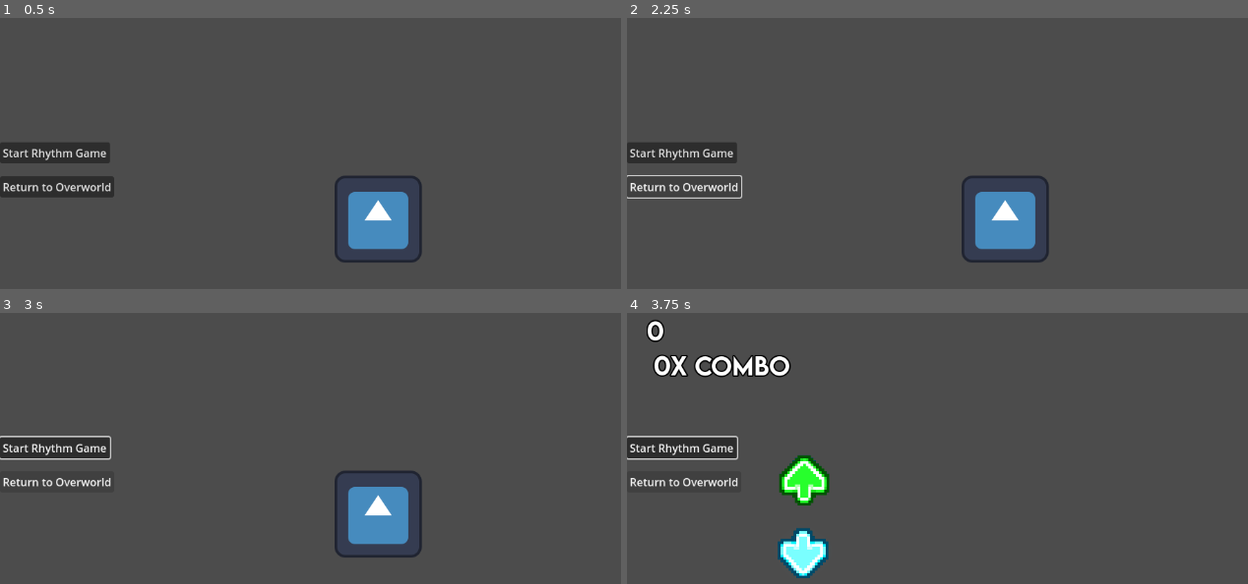
Above: before the commit, frames 1-4 (two rows, left to right).
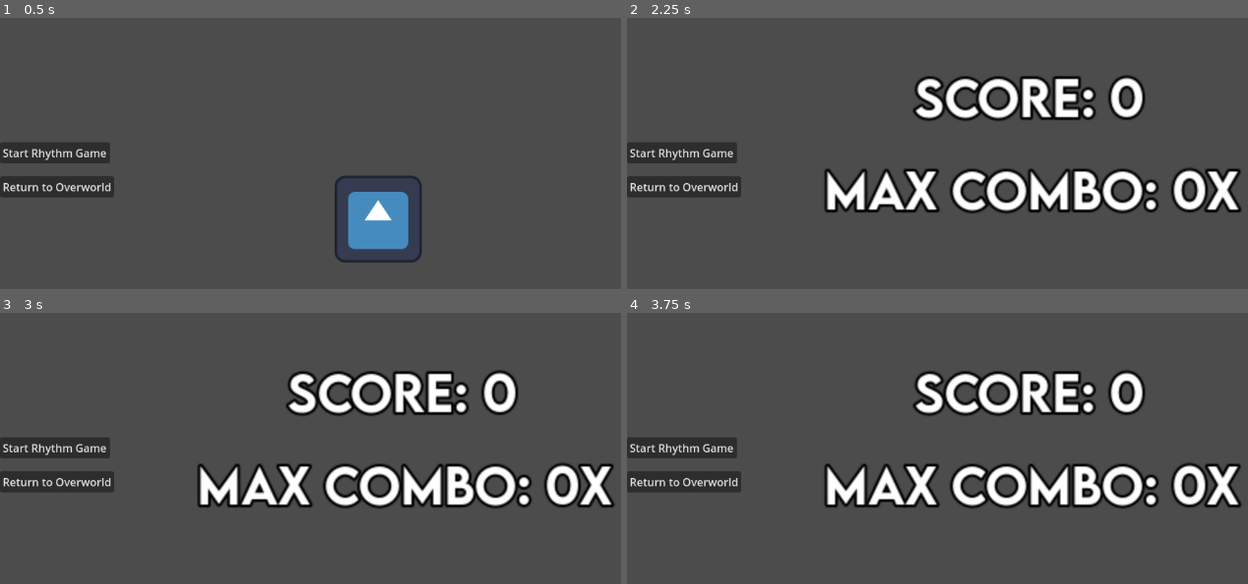
Above: after the commit, the same moments.

Repository: Miihto26/naturedash
Game: Godot game, scene res://game_control.tscn
Same seed, same stepped clock (60 frames per second), same inputs: the game is played once before the commit and once after it. The project has no main scene, so this scene is started directly. The engine's default icon, where the game draws it, is replaced by a stand-in: a white triangle on a blue panel in a dark square. Sound files missing from this copy of the repository are replaced by a short silence.
Inputs:
- Up to frame 1 (0.5 s): no input
- Up to frame 2 (2.25 s): click "Start Rhythm Game" at 0.5 s; click "Start Rhythm Game" at 1.25 s; click "Return to Overworld" at 2 s
- Up to frame 3 (3 s): hold Up (button_up_smack) from 2.78 s (still down)
- Up to frame 4 (3.75 s): tap Enter at 3.5 s; release Up (button_up_smack) at 3.53 s; hold S (button_down_smack) from 3.53 s (still down)

Frame 1 is identical in both runs. In frame 2, 13% of the frame differs, in the area x 0-99%, y 21-91%; in frame 3, 13%; in frame 4, 15%, in the area x 0-99%, y 2-98%.

Commit message:
um js trying to figure out godot 4 !!
1. tried adding temp end level screen, but buttons i made dont work 😝😝
2. changed falling key queue to a list to fix this bug that happens when u switch from game to town
3. made it so u only miss when the arrow is within a reasonable range
4. added some vars to signals bc im too lazy to make a globals oops !!
5. just imported art assets from google drive

Diff:
--- a/game_control.gd
+++ b/game_control.gd
@@ -4,6 +4,7 @@
 
 @onready var overworld_scene = preload("res://town.tscn")
 @onready var rhythm_game_scene = preload("res://levels/game_level.tscn")
+@onready var end_level_scene = preload("res://levels/end_level.tscn")
 
 @onready var test_scene = preload("res://test_scene.tscn")
 
@@ -23,9 +24,26 @@
 	add_child(game_test)
 	print("Game started. Overworld loaded.")
 
+func end_level():
+	var level_score = 0
+	var level_combo = 0
+	if active_scene:
+		if current_state == GameState.RHYTHM_GAME:
+			Signals.LevelInfo[Signals.CurrentSong][0] = active_scene.find_child("GameUI").score
+			Signals.LevelInfo[Signals.CurrentSong][1] = active_scene.find_child("GameUI").max_combo
+		# end_level_scene.instance().setResults(active_scene.find_child("GameUI").score, active_scene.find_child("GameUI").max_combo)
+		active_scene.queue_free()
+		game_test.queue_free()
+	print("End of level")
+	active_scene = end_level_scene.instantiate()
+	add_child(active_scene)
+	game_test = test_scene.instantiate()
+	add_child(game_test)
+	current_state = GameState.OVERWORLD
 
 func switch_to_overworld():
 	if active_scene:
+		print("DIE")
 		active_scene.queue_free()
 
 	print("Switching to Overworld")
@@ -35,6 +53,7 @@
 
 func switch_to_rhythm_game(level_name: String):
 	if active_scene:
+		print("DIE")
 		active_scene.queue_free()
 
 	print("Switching to Rhythm Game")
@@ -47,4 +66,11 @@
 	switch_to_rhythm_game(level_name)
 
 func _on_FinishLevel(level_name: String):
-	switch_to_overworld()
+	if current_state == GameState.RHYTHM_GAME:
+		for item in active_scene.find_child("KeyListener").falling_key_queue:
+			if is_instance_valid(item): item.queue_free()
+		for item in active_scene.find_child("KeyListener2").falling_key_queue:
+			if is_instance_valid(item): item.queue_free()
+		end_level()
+	else:
+		switch_to_overworld()
--- /dev/null
+++ b/levels/end_level.gd
@@ -0,0 +1,21 @@
+extends Node2D
+
+#@onready var game_control = preload("res://game_control.gd").new()
+
+# Called when the node enters the scene tree for the first time.
+func _ready():
+	setResults(Signals.LevelInfo[Signals.CurrentSong][0],Signals.LevelInfo[Signals.CurrentSong][1])
+
+func _on_retry_pressed():
+	print("retry pressed")
+	#couldnt figure out how to make these buttons work, maybe js create them in game_control
+	#game_control.switch_to_rhythm_game(Signals.CurrentSong)
+
+func _on_continue_pressed():
+	print("continue pressed")
+	#couldnt figure out how to make these buttons work, maybe js create them in game_control
+	#game_control.switch_to_overworld()
+
+func setResults(score, combo_count):
+	$Control/CanvasLayer/ScoreLabel.text = "[center]Score: " + str(score) + "[/center]"
+	$Control/CanvasLayer/ComboLabel.text = "[center]Max combo: " + str(combo_count) + "x[/center]"
--- /dev/null
+++ b/levels/end_level.tscn
@@ -0,0 +1,117 @@
+[gd_scene load_steps=3 format=3 uid="uid://cs7781kow5hut"]
+
+[ext_resource type="FontFile" uid="uid://cuoyugv8lk2fj" path="res://art/LEMONMILK-Medium.otf" id="1_7s8xj"]
+[ext_resource type="Script" path="res://levels/end_level.gd" id="1_8c62h"]
+
+[node name="end_level" type="Node2D"]
+z_index = -5
+position = Vector2(220, 0)
+script = ExtResource("1_8c62h")
+
+[node name="Control" type="Control" parent="."]
+layout_mode = 3
+anchors_preset = 0
+offset_right = 40.0
+offset_bottom = 40.0
+metadata/_edit_use_anchors_ = true
+
+[node name="CanvasLayer" type="CanvasLayer" parent="Control"]
+
+[node name="ScoreLabel" type="RichTextLabel" parent="Control/CanvasLayer"]
+unique_name_in_owner = true
+anchors_preset = -1
+anchor_left = -0.125
+anchor_right = 0.0390625
+offset_left = 271.0
+offset_top = 87.0
+offset_right = 545.0
+offset_bottom = 145.0
+scale = Vector2(2, 2)
+theme_override_colors/font_outline_color = Color(0, 0, 0, 1)
+theme_override_constants/outline_size = 8
+theme_override_fonts/normal_font = ExtResource("1_7s8xj")
+theme_override_font_sizes/normal_font_size = 35
+bbcode_enabled = true
+text = "Final Score: 0"
+scroll_active = false
+metadata/_edit_use_anchors_ = true
+
+[node name="ComboLabel" type="RichTextLabel" parent="Control/CanvasLayer"]
+unique_name_in_owner = true
+anchors_preset = -1
+anchor_left = -0.15625
+anchor_right = 0.0520833
+offset_left = 261.0
+offset_top = 223.0
+offset_right = 535.0
+offset_bottom = 281.0
+scale = Vector2(2, 2)
+theme_override_colors/font_outline_color = Color(0, 0, 0, 1)
+theme_override_constants/outline_size = 8
+theme_override_fonts/normal_font = ExtResource("1_7s8xj")
+theme_override_font_sizes/normal_font_size = 35
+bbcode_enabled = true
+text = "MAX COMBO: 0x "
+scroll_active = false
+metadata/_edit_use_anchors_ = true
+
+[node name="ColorRect" type="ColorRect" parent="Control"]
+visible = false
+layout_mode = 0
+offset_left = 118.0
+offset_top = 370.0
+offset_right = 251.0
+offset_bottom = 477.0
+
+[node name="Label" type="Label" parent="Control"]
+visible = false
+modulate = Color(0, 0, 0, 1)
+layout_mode = 0
+offset_left = 166.0
+offset_top = 409.0
+offset_right = 208.0
+offset_bottom = 432.0
+text = "Retry
+"
+
+[node name="ColorRect2" type="ColorRect" parent="Control"]
+visible = false
+layout_mode = 1
+anchors_preset = -1
+anchor_left = 0.0305344
+anchor_top = 0.0462963
+anchor_right = 0.0305344
+anchor_bottom = 0.0462963
+offset_left = 349.779
+offset_top = 369.148
+offset_right = 482.779
+offset_bottom = 476.148
+metadata/_edit_use_anchors_ = true
+
+[node name="Label2" type="Label" parent="Control"]
+visible = false
+modulate = Color(0, 0, 0, 1)
+offset_left = 383.0
+offset_top = 412.0
+offset_right = 454.0
+offset_bottom = 435.0
+text = "Continue"
+
+[node name="Retry" type="TextureButton" parent="Control"]
+visible = false
+layout_mode = 0
+offset_left = 118.0
+offset_top = 370.0
+offset_right = 249.0
+offset_bottom = 478.0
+
+[node name="Continue" type="TextureButton" parent="Control"]
+visible = false
+layout_mode = 0
+offset_left = 349.0
+offset_top = 369.0
+offset_right = 480.0
+offset_bottom = 477.0
+
+[connection signal="pressed" from="Control/Retry" to="." method="_on_retry_pressed"]
+[connection signal="pressed" from="Control/Continue" to="." method="_on_continue_pressed"]
--- a/levels/game_ui.gd
+++ b/levels/game_ui.gd
@@ -2,6 +2,7 @@
 
 var score: int = 0
 var combo_count: int = 0
+var max_combo: int = 0
 
 
 func _ready():
@@ -20,6 +21,7 @@
 	%ScoreLabel.text = " " + str(score)
 
 func IncrementCombo():
+	max_combo = max(max_combo, combo_count)
 	combo_count += 1
 	%ComboLabel.text = " " + str(combo_count) + "x combo"
 
--- a/levels/game_ui.tscn
+++ b/levels/game_ui.tscn
@@ -26,6 +26,7 @@
 theme_override_font_sizes/normal_font_size = 35
 text = "0"
 scroll_active = false
+metadata/_edit_use_anchors_ = true
 
 [node name="ComboLabel" type="RichTextLabel" parent="CanvasLayer"]
 unique_name_in_owner = true
@@ -39,3 +40,4 @@
 theme_override_font_sizes/normal_font_size = 35
 text = "0x COMBO"
 scroll_active = false
+metadata/_edit_use_anchors_ = true
--- a/objects/Signals.gd
+++ b/objects/Signals.gd
@@ -13,3 +13,13 @@
 # game state signals
 signal StartLevel(level_name: String)
 signal FinishLevel(level_name: String)
+
+var CurrentSong = '1-ENTER-EZRA'
+var LevelInfo = {
+	'1-ENTER-EZRA': [0,0],
+	'2-THIS-IS-MY-WORLD': [0,0],
+	'3-OUTTA-MY-WAY': [0,0],
+	'4-GRAND-SLAM': [0,0],
+	'5-LUNABLADE' : [0,0],
+	'6-WHITE-WINGS-OF-WONDER': [0,0]
+}
--- a/objects/key_listener.gd
+++ b/objects/key_listener.gd
@@ -16,6 +16,7 @@
 var good_press_score: float = 50
 var ok_press_score: float = 20
 
+var ktp_idx = 0
 
 func _ready():
 	$GlowOverlay.frame = frame + 4
@@ -29,8 +30,8 @@
 
 
 	if falling_key_queue.size() > 0:
-		if falling_key_queue.front().has_passed:
-			falling_key_queue.pop_front()
+		if falling_key_queue[ktp_idx].has_passed:
+			ktp_idx += 1
 
 			# player didn't press anything
 			var st_inst = score_text.instantiate()
@@ -40,7 +41,8 @@
 			st_inst.global_position = global_position + Vector2(0, -15)
 
 		if Input.is_action_just_pressed(key_name):
-			var key_to_pop = falling_key_queue.pop_front()
+
+			var key_to_pop = falling_key_queue[ktp_idx]
 
 			var distance_from_pass = abs(key_to_pop.pass_threshold - key_to_pop.global_position.x)
 			var press_score_text: String = ""
@@ -54,23 +56,31 @@
 				Signals.IncrementScore.emit(perfect_press_score)
 				press_score_text = "PERFECT"
 				Signals.IncrementCombo.emit()
+				key_to_pop.queue_free()
+				ktp_idx += 1
 			elif distance_from_pass < great_press_threshold:
 				Signals.IncrementScore.emit(great_press_score)
 				press_score_text = "GREAT"
 				Signals.IncrementCombo.emit()
+				key_to_pop.queue_free()
+				ktp_idx += 1
 			elif distance_from_pass < good_press_threshold:
 				Signals.IncrementScore.emit(good_press_score)
 				press_score_text = "GOOD"
 				Signals.IncrementCombo.emit()
+				key_to_pop.queue_free()
+				ktp_idx += 1
 			elif distance_from_pass < ok_press_threshold:
 				Signals.IncrementScore.emit(ok_press_score)
 				press_score_text = "OK"
 				Signals.IncrementCombo.emit()
-			else:
+				key_to_pop.queue_free()
+				ktp_idx += 1
+			elif distance_from_pass < 300:
 				press_score_text = "MISS"
 				Signals.ResetCombo.emit()
-
-			key_to_pop.queue_free()
+				key_to_pop.queue_free()
+				ktp_idx += 1
 
 			var st_inst = score_text.instantiate()
 			get_tree().get_root().call_deferred("add_child", st_inst)
--- a/objects/level_editor.gd
+++ b/objects/level_editor.gd
@@ -70,7 +70,7 @@
 				counter += 1
 
 func KeyListenerPress(button_name: String, array_num: int):
-	#print(str(array_num) + " " + str($MusicPlyaer.get_playback_position()))
+	print(str(array_num) + " " + str($MusicPlyaer.get_playback_position()))
 	fk_output_arr[array_num-1].append($MusicPlayer.get_playback_position() - fk_fall_time)
 
 func SpawnFallingKey(button_name: String, delay: float):
--- a/test_scene.tscn
+++ b/test_scene.tscn
@@ -2,7 +2,11 @@
 
 [ext_resource type="Script" path="res://test_scene.gd" id="1_moj68"]
 
-[node name="TestScene" type="Control"]
+[node name="CanvasLayer" type="CanvasLayer"]
+layer = 100
+
+[node name="TestScene" type="Control" parent="."]
+z_index = 5
 layout_mode = 3
 anchors_preset = 0
 offset_right = 40.0
Binary file added: art/mc_cutscene_thumbnail_naturedash.png
Not shown, added: art/mc_cutscene_thumbnail_naturedash.png.import
Binary file added: art/mc_running_naturedash-Sheet.png
Not shown, added: art/mc_running_naturedash-Sheet.png.import
Not shown, added: levels/endC9F9.tmp
Not shown, added: levels/endD3A3.tmp
Not shown, added: levels/endE1F5.tmp
